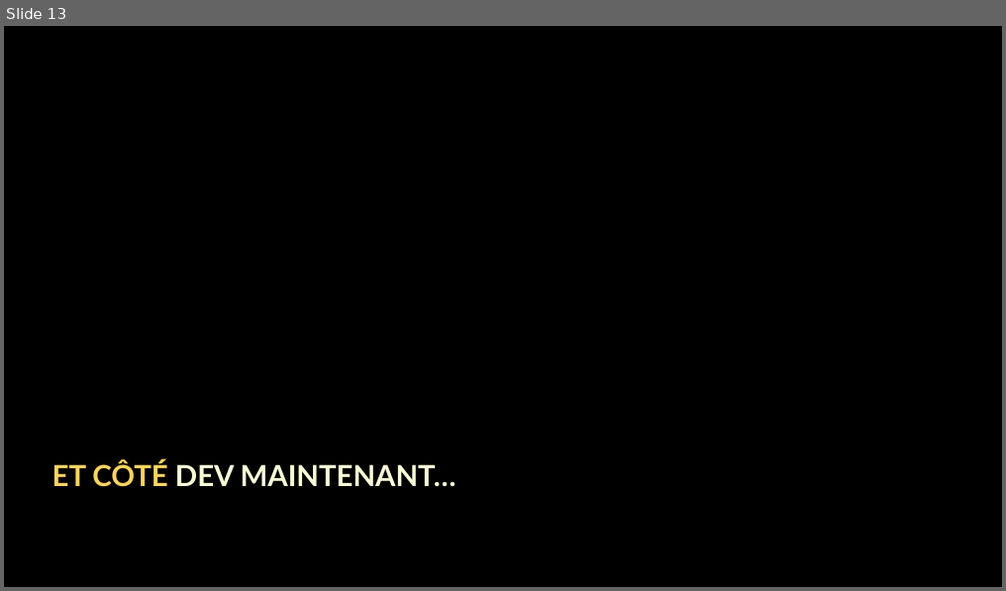
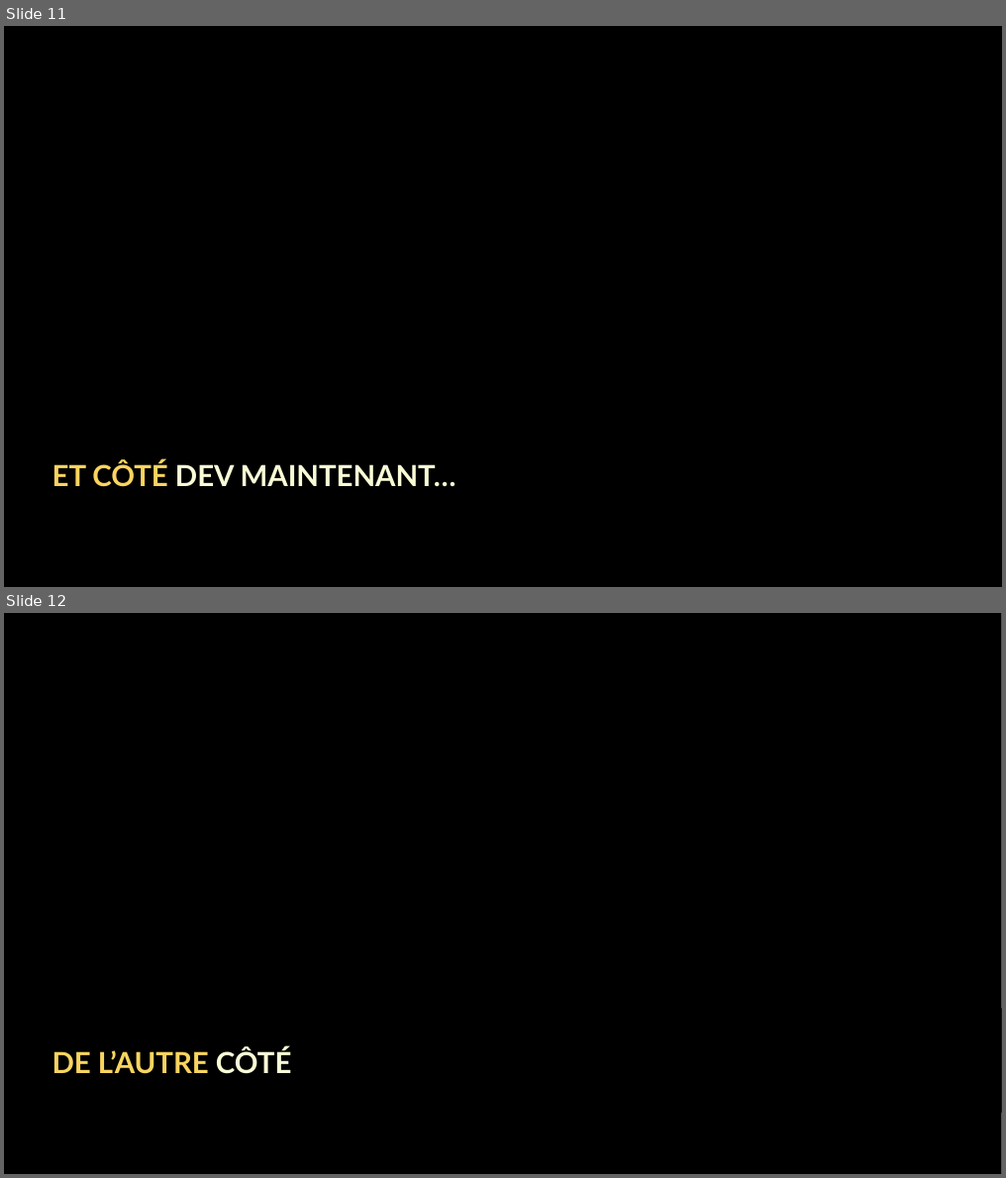
Before and after one commit to tpierrain/talk-de-l-autre-cote-du-miroir, a slide deck: DeLAutreCoteDuMiroir.pptx. Shown one above the other, each under a label of ours: slide 13 before the commit, slides 11 and 12 after it. The pictures are 1006x591 and 1006x1178 pixels, drawn with LibreOffice and Linux fonts; fonts in the diff are those of the drawing; background and template pictures are left out. Boxes give left, top, right and bottom in pixels: in the first picture for what was removed or moved away, otherwise in the second. Text is boxed around its words. In the diff, an @@ line names an element or a change of style, - is before the commit and + after.

```diff
--- a/DeLAutreCoteDuMiroir.pptx
+++ b/DeLAutreCoteDuMiroir.pptx
@@ slide 12 added at (x1=4, y1=613, x2=1002, y2=1174), background picture (left out) @@
@@ rectangle added at (x1=4, y1=613, x2=1002, y2=1174), fill #000000 at 32% opacity, outline #325491 1 pt @@
@@ rectangle added at (x1=4, y1=1008, x2=1002, y2=1113), fill #000000 at 76% opacity @@
@@ text added at (x1=53, y1=1048, x2=291, y2=1074), 28 pt, text #F9D45F, bold @@
+DE L’AUTRE CÔTÉ
@@ what was slide 13 is now slide 11 @@
```
